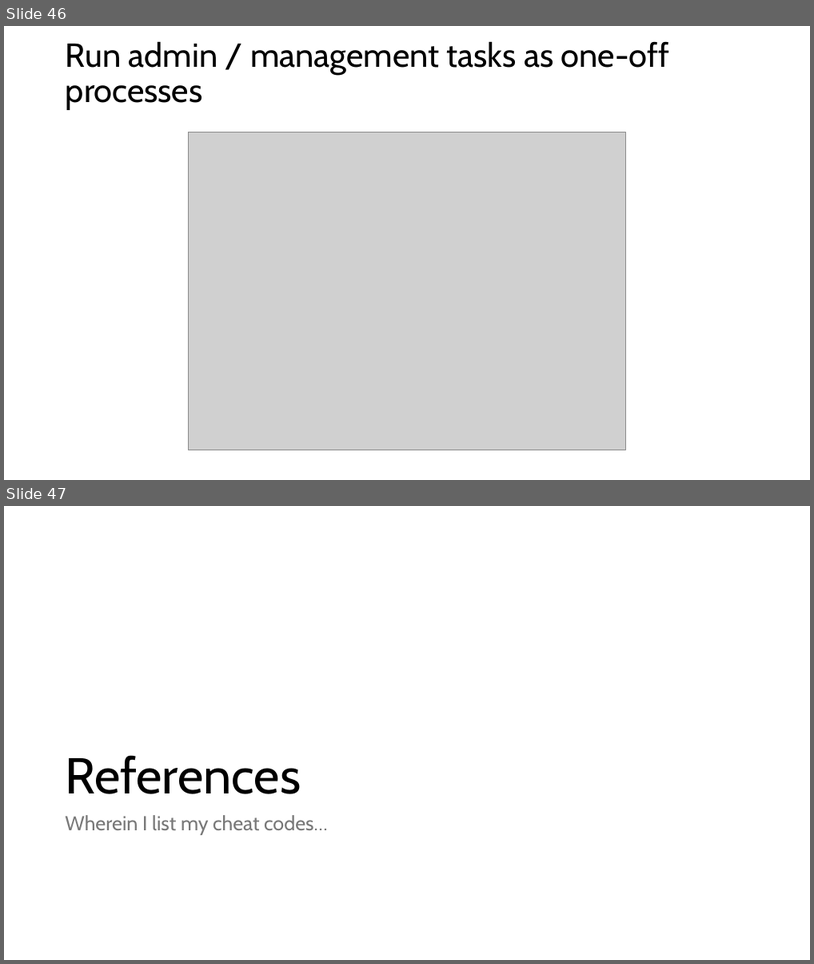
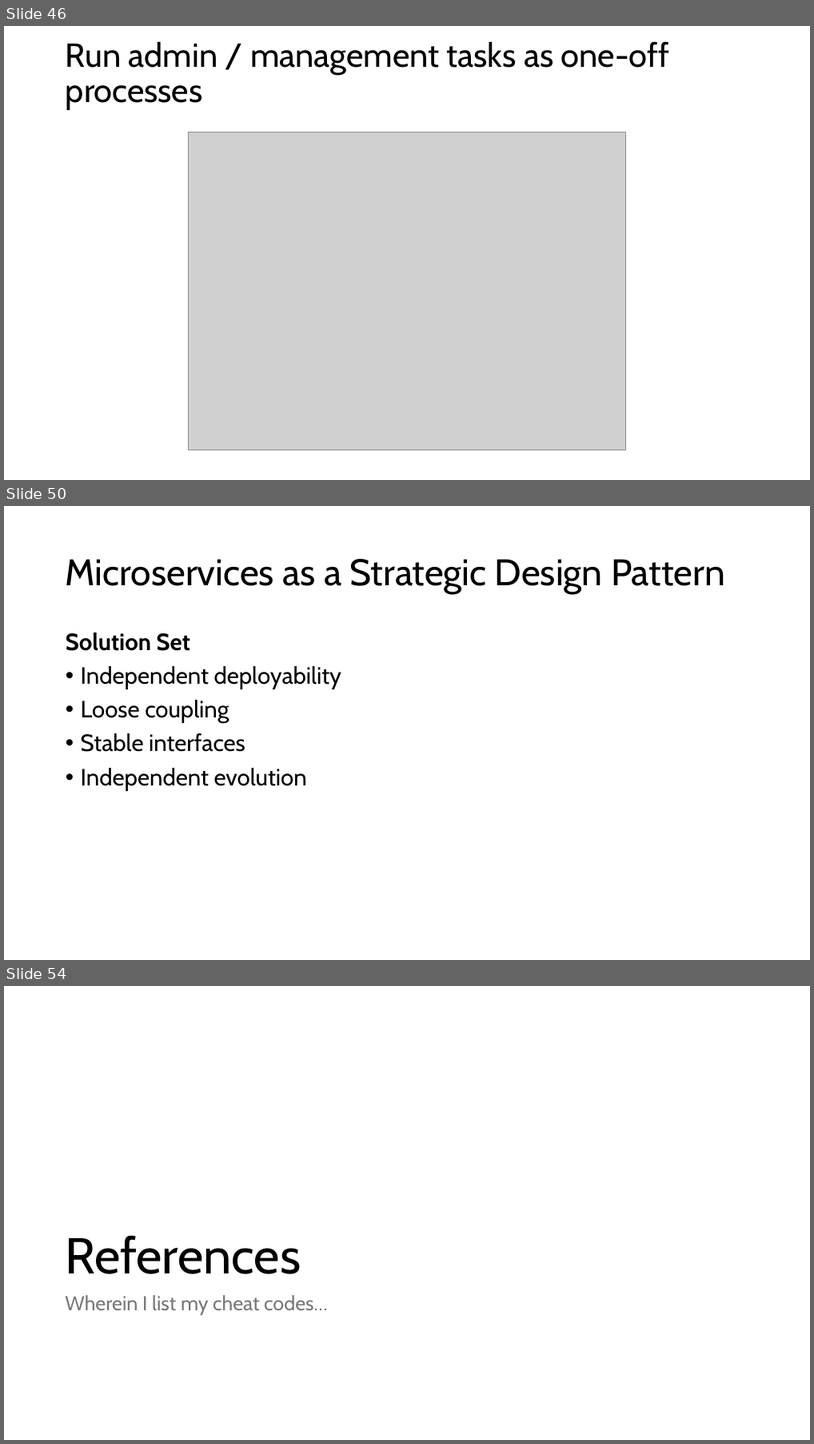
Before and after one commit to ericburcham/cloud-patterns-and-practices, a slide deck: Presentation.pptx. Shown one above the other, each under a label of ours: slides 46 and 47 before the commit, slides 46, 50 and 54 after it; the slides between them are not shown. The pictures are 814x964 and 814x1444 pixels, drawn with LibreOffice and Linux fonts; fonts in the diff are those of the drawing; grey boxes stand for pictures. Boxes give left, top, right and bottom in pixels: in the first picture for what was removed or moved away, otherwise in the second. Text is boxed around its words. In the diff, an @@ line names an element or a change of style, - is before the commit and + after.

Commit message:
add microservices slides

```diff
--- a/Presentation.pptx
+++ b/Presentation.pptx
@@ slide 50 added at bbox=[4, 506, 810, 960], background #FFFFFF @@
@@ title added at bbox=[66, 559, 726, 594], 44 pt, text #000000 @@
+Microservices as a Strategic Design Pattern
@@ text added at bbox=[66, 632, 342, 791], 28 pt, text #000000 @@
+Solution Set
+• Independent deployability
+• Loose coupling
+• Stable interfaces
+• Independent evolution
@@ what was slide 47 is now slide 54 @@
```
Also in this commit, not shown: 1 slide changed, 6 other slides added, 1 other file.
